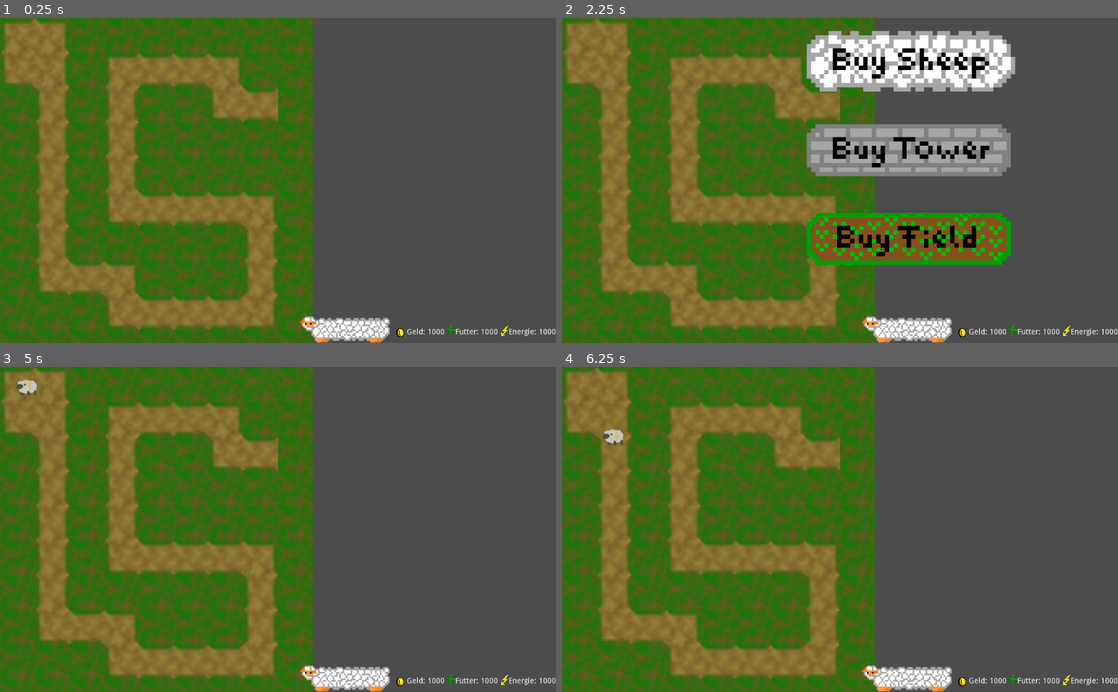
Above: before the commit, frames 1-4 (two rows, left to right).
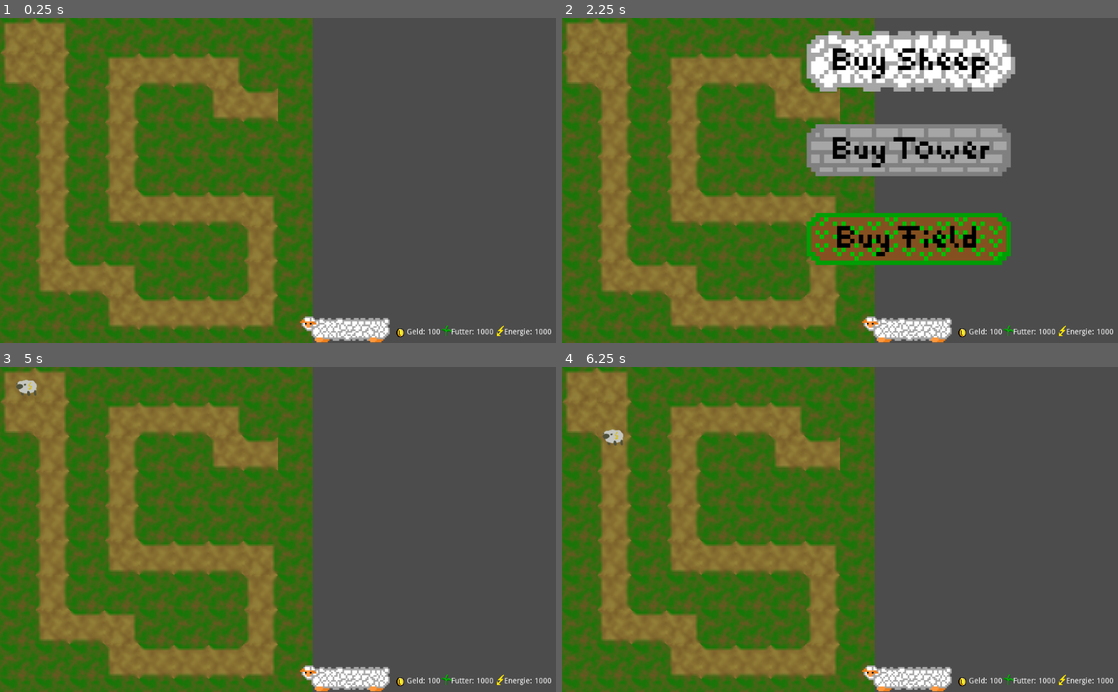
Above: after the commit, the same moments.

Repository: winnerbyhabit/bifigamejamWS19
Game: Godot game, scene res://Game.tscn
Two runs of this game, one before a commit and one after it. Both use one fixed random seed, a clock stepped at 60 frames per second and the inputs below.
Inputs (mouse positions are in pixels of both pictures, inside the frame that each line leads up to):
- Up to frame 1 (0.25 s): no input
- Up to frame 2 (2.25 s): click (906, 330) at 0.5 s; click (912, 60) at 1.25 s; click (906, 330) at 2 s
- Up to frame 3 (5 s): click (350, 500) at 2.75 s; click (344, 679) at 3.5 s; click (350, 588) at 4.25 s
- Up to frame 4 (6.25 s): move the mouse to (962, 513) at 5.02 s; press the mouse at (962, 513) at 5.03 s; move the mouse to (728, 545) at 5.77 s; release the mouse at (728, 545) at 5.78 s; click (728, 545) at 5.85 s

The runs differ from the first frame. In frame 1, 0.2% of the frame differs, in the area x 79-100%, y 94-98%; in frame 2, 0.2%; in frame 3, 0.2%; in frame 4, 0.2%.

Commit message:
geld update on goat kill

Diff:
--- a/project/GUI.gd
+++ b/project/GUI.gd
@@ -10,13 +10,13 @@
 #func _process(delta):
 #	pass
 func set_geld(value):
-	$HBoxContainer/Geld/Value.text = value
+	$HBoxContainer/Geld/Value.text = str(value)
 
 func set_futter(value):
-	$HBoxContainer/Futter/Value.text = value
+	$HBoxContainer/Futter/Value.text = str(value)
 
 func set_energie(value):
-	$HBoxContainer/Energie/Value.text = value
+	$HBoxContainer/Energie/Value.text = str(value)
 
 func _on_Shopping_add_tower():
 	emit_signal("add_tower")
--- a/project/Game.gd
+++ b/project/Game.gd
@@ -1,8 +1,10 @@
 extends Node2D
+
+export var geld = 100
 
 # Called when the node enters the scene tree for the first time.
 func _ready():
-	pass # Replace with function body.
+	update_geld(0)
 
 #gibt Energie für Schafe
 func energie(schaf, energie):
@@ -20,6 +22,6 @@
 	get_node("GUI").set_futter(futter)
 
 #gibt geld wenn ziege stirbt
-func geld(geld):
-	geld += 3
+func update_geld(geld_add):
+	geld += geld_add
 	get_node("GUI").set_geld(geld)
--- a/project/Game.tscn
+++ b/project/Game.tscn
@@ -17,4 +17,5 @@
 margin_top = 543.0
 margin_right = 1024.0
 margin_bottom = 600.0
+[connection signal="recieve_coins" from="TDGame" to="." method="update_geld"]
 [connection signal="add_tower" from="GUI" to="TDGame" method="activate_tower_placement"]
--- a/project/TDGame/TDGame.gd
+++ b/project/TDGame/TDGame.gd
@@ -16,6 +16,11 @@
 export var gridsize = 64
 
 export var anzahl_kacheln = Vector2(8,9)
+
+export var goat_kill_coins = 10
+
+signal recieve_coins(coins_count)
+signal goat_win
 
 func _input(event):
 	if towerplacement_active:
@@ -55,11 +60,13 @@
 
 func on_goat_win():
 	print("ziegen punkt")
+	emit_signal("goat_win")
 
 func spawn_goat():
 	var goat = goat_scene.instance()
 	add_child(goat)
 	goat.connect("win",self,"on_goat_win")
+	goat.connect("loose",self,"on_goat_kill")
 
 func activate_tower_placement():
 	towerplacement_active = true
@@ -90,4 +97,5 @@
 
 	return true
 
-	#print('place tower on: ',position)
+func on_goat_kill():
+	emit_signal("recieve_coins",goat_kill_coins)
